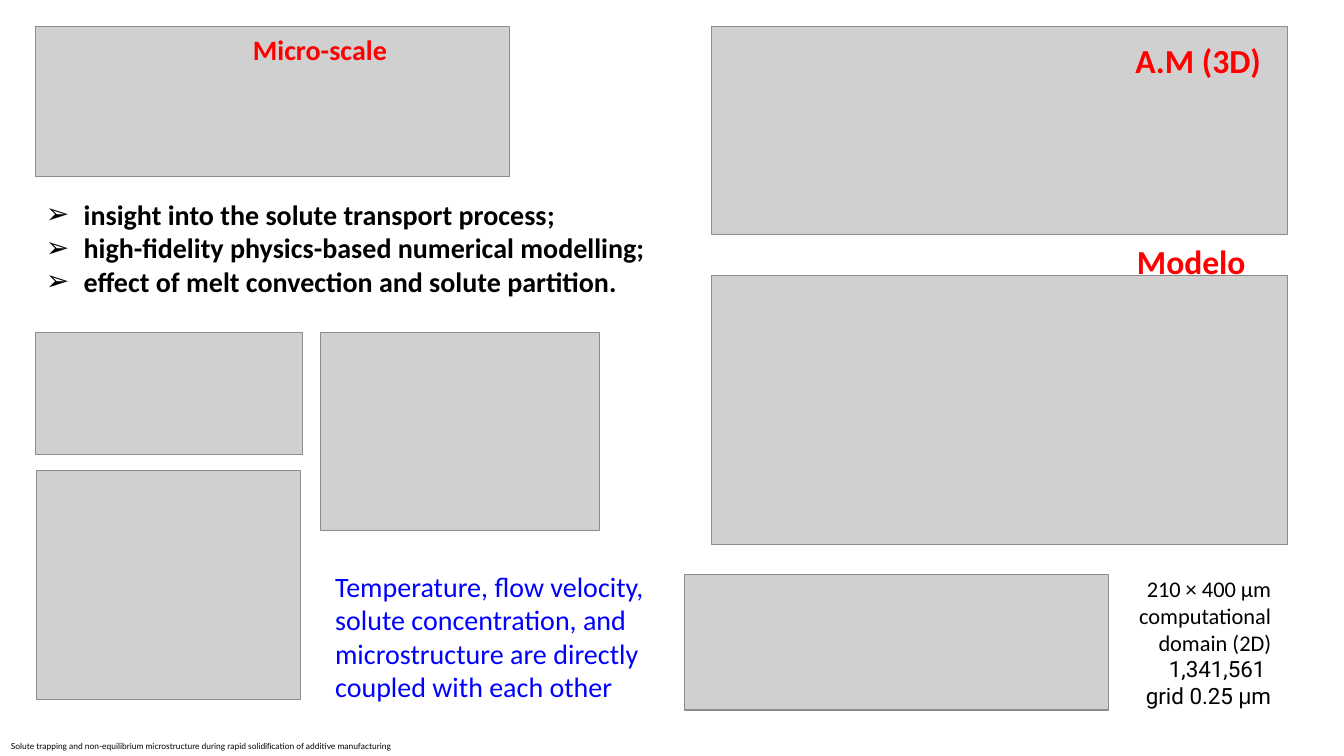
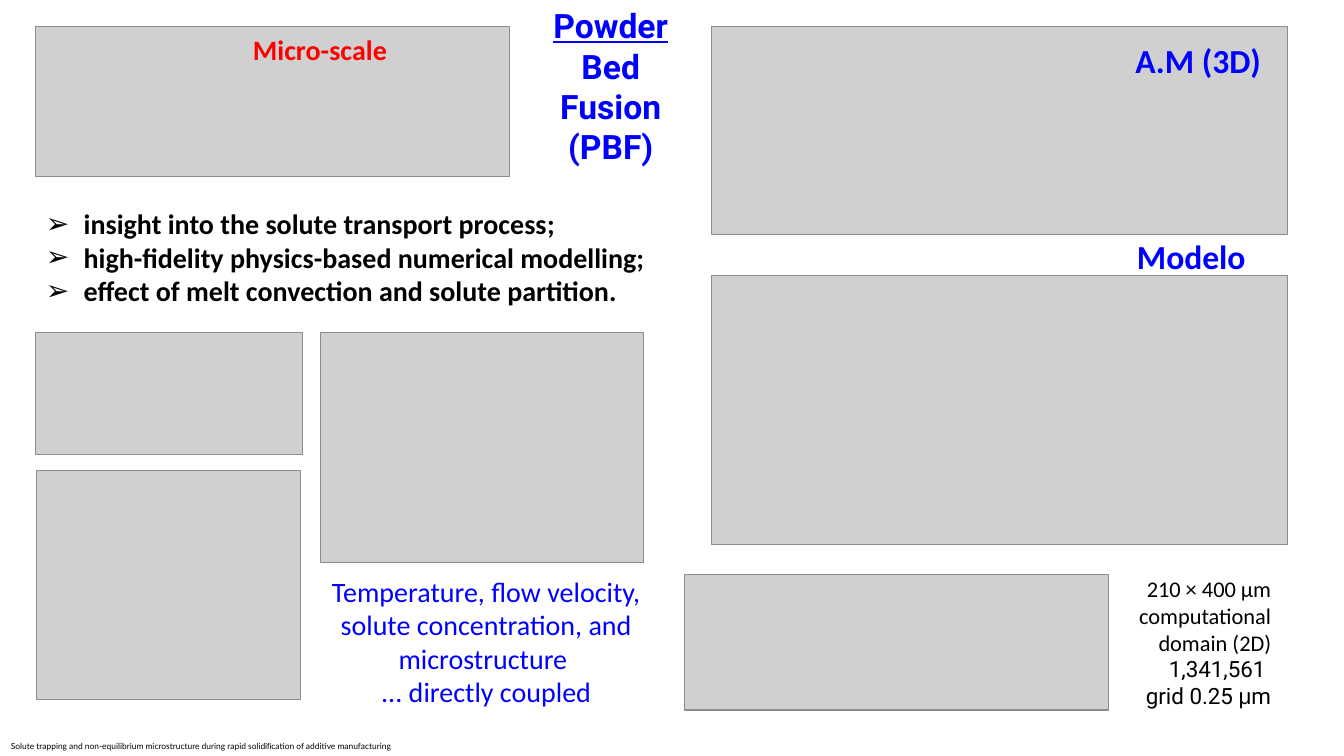
Before and after one commit to grossiRM/AM_FEG, a slide deck: slide 7 of Plano_V02_iii_AM_FEG/e____Modelagem_MA_Resumo_RMG.pptx. Drawn at 1344x756 pixels with LibreOffice and Linux fonts; fonts in the diff are those of the drawing; grey boxes stand for pictures. Boxes give left, top, right and bottom in pixels: in the first picture for what was removed or moved away, otherwise in the second. Text is boxed around its words. In the diff, an @@ line names an element or a change of style, - is before the commit and + after.

```diff
--- a/Plano_V02_iii_AM_FEG/e____Modelagem_MA_Resumo_RMG.pptx
+++ b/Plano_V02_iii_AM_FEG/e____Modelagem_MA_Resumo_RMG.pptx
@@ text added at box(553, 12, 668, 166), 24 pt, text #0000FF, bold @@
+Powder Bed Fusion (PBF)
@@ text "A.M (3D)" at box(1135, 48, 1261, 78): text colour #FF0000 to #0000FF @@
@@ text "insight into the solute transport ...": place and size @@
-text "insight into the solute transport ..." at box(84, 205, 644, 297)
+text "insight into the solute transport ..." at box(84, 214, 644, 306)
@@ text "Modelo" at box(1137, 245, 1246, 277): text colour #FF0000 to #0000FF @@
@@ picture: place and size @@
-picture at box(321, 333, 599, 530)
+picture at box(321, 333, 644, 562)
@@ text at box(332, 582, 640, 707): text changed @@
-Temperature, flow velocity, solute concentration, and microstructure are directly coupled with each other
+Temperature, flow velocity, solute concentration, and microstructure
+... directly coupled
```
Also in this commit, not shown: 5 other slides changed, 3 slides added, 2 slides removed, 12 other files.
